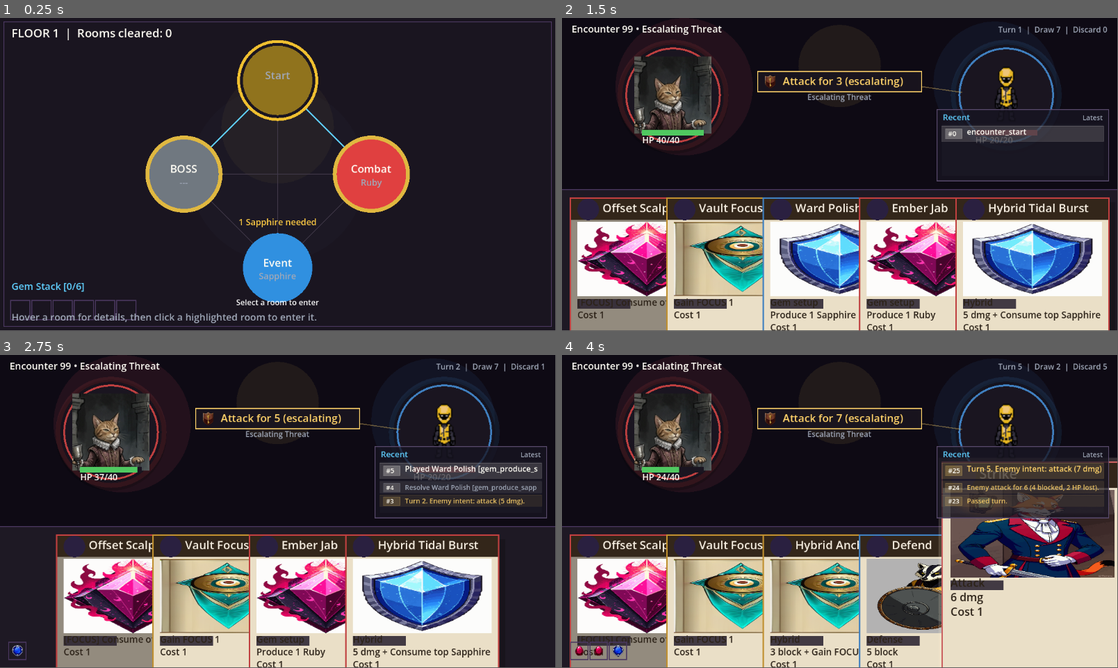
Above: before the commit, frames 1-4 (two rows, left to right).
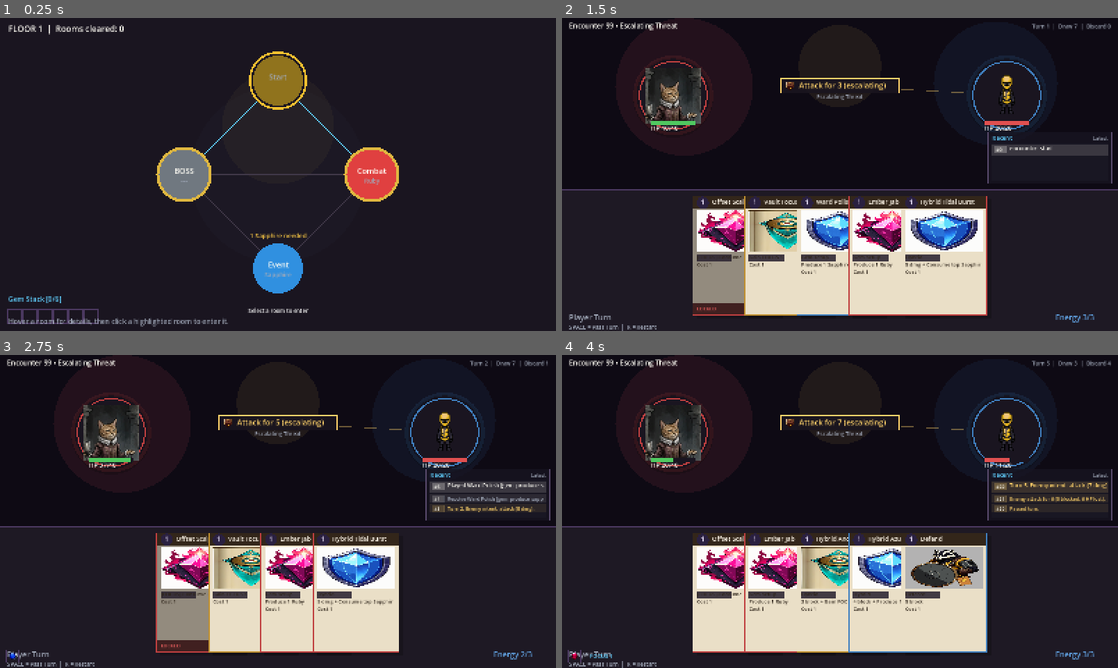
Above: after the commit, the same moments.

Repository: thrazznos/cardGame1
Game: Godot game, scene res://scenes/floor/floor_run.tscn
The game is run twice, just before and just after one commit, with the same random seed, the same clock (stepped at 60 frames per second) and the same inputs.
Inputs (mouse positions are in pixels of both pictures, inside the frame that each line leads up to):
- Up to frame 1 (0.25 s): no input
- Up to frame 2 (1.5 s): tap Enter at 0.5 s; tap 1 at 0.6 s; click (840, 174) at 0.67 s; tap Space at 0.77, 1.25 s; move the mouse to (728, 190) at 1.27 s; tap 2 at 1.35 s; click (728, 190) at 1.42 s
- Up to frame 3 (2.75 s): tap Space at 1.52 s; tap Enter at 2 s; move the mouse to (278, 511) at 2.02 s; tap 3 at 2.1 s; click (278, 511) at 2.17 s
- Up to frame 4 (4 s): tap Space at 2.75, 3.02, 3.77 s; move the mouse to (812, 574) at 2.77 s; tap 4 at 2.85 s; click (812, 574) at 2.92 s; tap Enter at 3.5 s; move the mouse to (1006, 558) at 3.52 s; tap 5 at 3.6 s; click (1006, 558) at 3.67 s
The window is 799x449 before the commit and 800x450 after it. Grey fills any space a smaller window leaves; there, only what the larger window draws over its background counts as a difference.

The runs differ from the first frame. In frame 1, 9.6% of the frame differs, in the area x 0-100%, y 1-99%; in frame 2, 44%; in frame 3, 38%; in frame 4, 47%, in the area x 0-100%, y 1-100%.

Commit message:
fix: fit UI within a stable 1600x900 window

Diff:
--- a/project.godot
+++ b/project.godot
@@ -16,7 +16,11 @@
 
 [display]
 
-window/size/mode=2
+window/size/viewport_width=1600
+window/size/viewport_height=900
+window/stretch/mode="canvas_items"
+window/stretch/aspect="keep"
+window/size/mode=0
 
 [rendering]
 
--- a/src/ui/theme.gd
+++ b/src/ui/theme.gd
@@ -62,9 +62,9 @@
 const EDGE_LEGAL := Color("#60d0ff")
 
 # ── Card layout ───────────────────────────────────────────────────────
-const CARD_WIDTH := 320.0
-const CARD_HEIGHT := 440.0
-const CARD_OVERLAP := 200.0
-const CARD_HOVER_LIFT := 72.0
-const CARD_HOVER_SCALE := 1.18
-const NODE_RADIUS := 72.0
+const CARD_WIDTH := 250.0
+const CARD_HEIGHT := 344.0
+const CARD_OVERLAP := 150.0
+const CARD_HOVER_LIFT := 44.0
+const CARD_HOVER_SCALE := 1.12
+const NODE_RADIUS := 60.0
